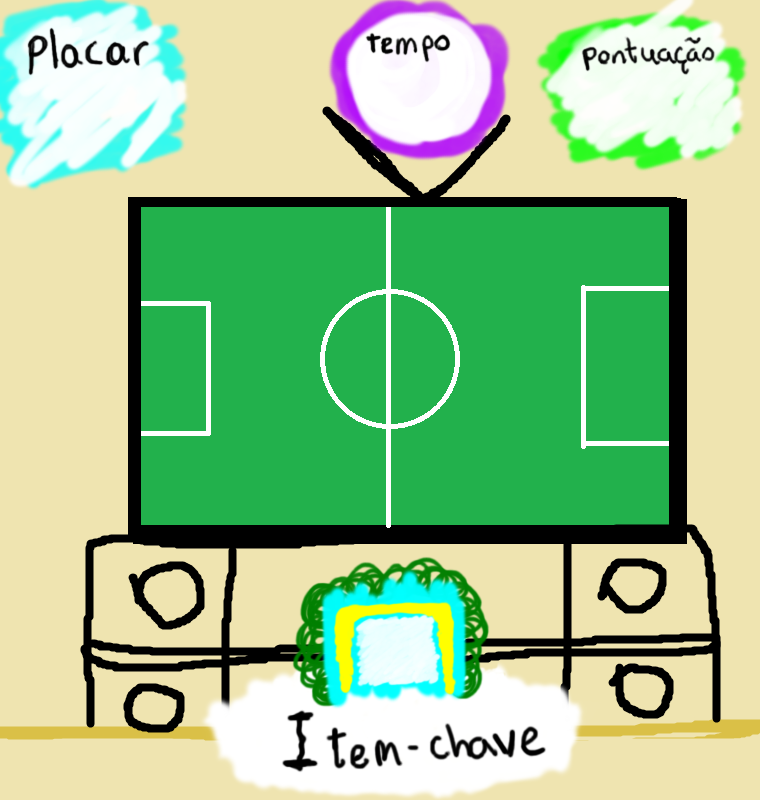
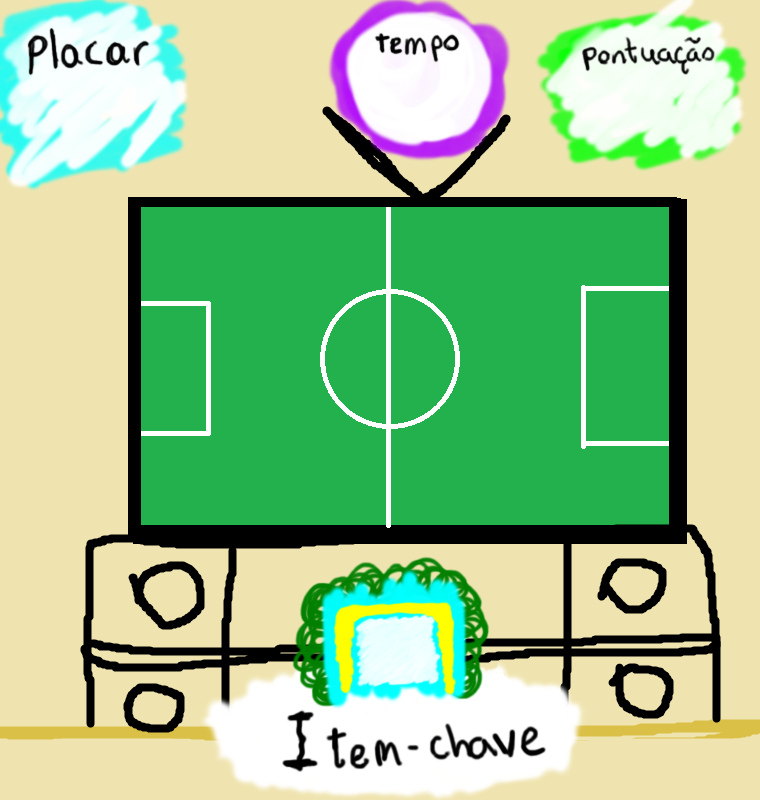
The second 760x800 image is a revision of the first. Changes to its layers:
painted on "Camada #2" over (x1=365, y1=32, x2=460, y2=63)
